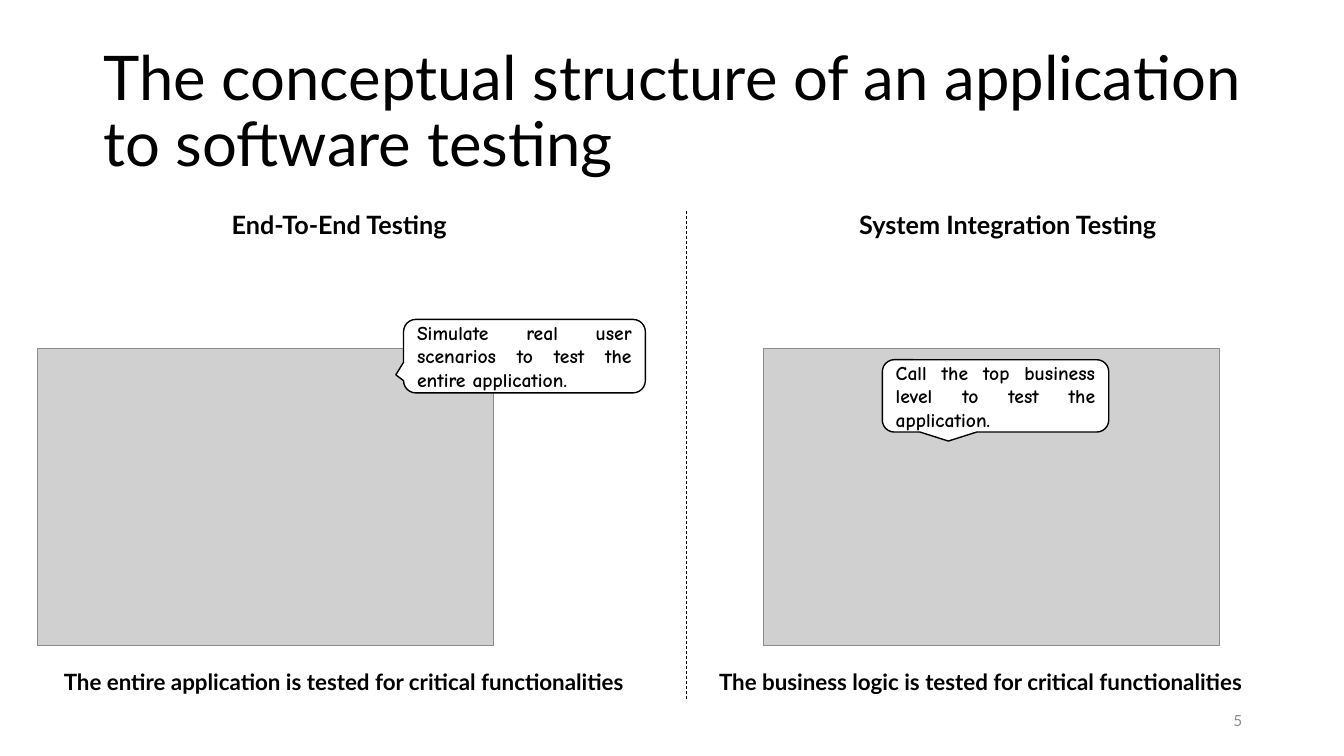
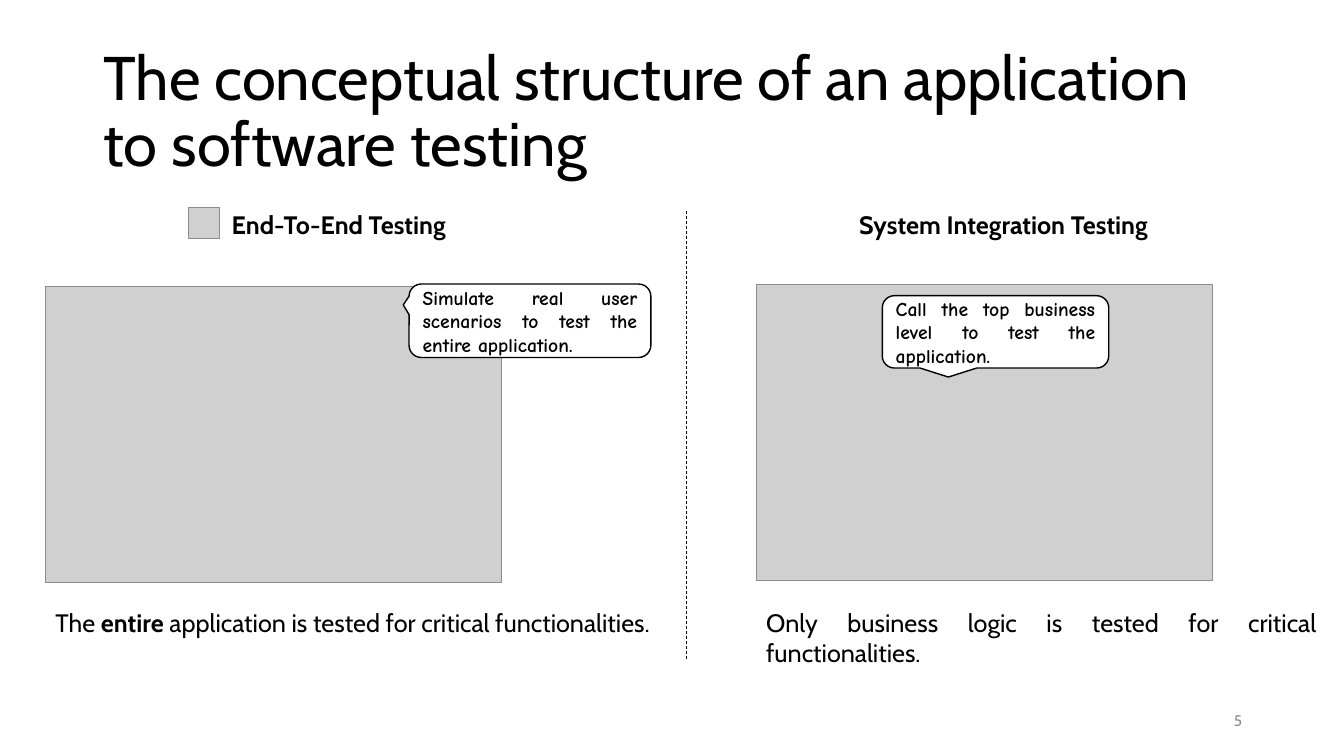
Before and after one commit to liepnguyen/Planru, a slide deck: slide 5 of Documents/Lessons Learned From Agile Quality Assurance In Scrum.pptx. Drawn at 1344x756 pixels with LibreOffice and Linux fonts; fonts in the diff are those of the drawing; grey boxes stand for pictures. Boxes give left, top, right and bottom in pixels: in the first picture for what was removed or moved away, otherwise in the second. Text is boxed around its words. In the diff, an @@ line names an element or a change of style, - is before the commit and + after.

Commit message:
updated

```diff
--- a/Documents/Lessons Learned From Agile Quality Assurance In Scrum.pptx
+++ b/Documents/Lessons Learned From Agile Quality Assurance In Scrum.pptx
@@ picture added at (189, 208, 220, 239) @@
@@ font Lato to Cabin in 3 elements at (103, 53, 1189, 180), (232, 215, 446, 240), (859, 216, 1148, 240) @@
@@ line moved from (687, 211) - (687, 701) to (687, 211) - (687, 660) @@
@@ picture: place and size @@
-picture at (37, 349, 494, 645)
+picture at (45, 286, 502, 583)
@@ rounded speech box "Simulate real user scenarios to ...": place and size @@
-rounded speech box "Simulate real user scenarios to ..." at (403, 320, 645, 393)
+rounded speech box "Simulate real user scenarios to ..." at (409, 284, 651, 358)
@@ rounded speech box "Simulate real user scenarios to ..." at (409, 284, 651, 358): proportions changed @@
@@ picture: place and size @@
-picture at (764, 349, 1221, 645)
+picture at (756, 284, 1213, 581)
@@ rounded speech box "Call the top business level ...": place and size @@
-rounded speech box "Call the top business level ..." at (882, 360, 1109, 433)
+rounded speech box "Call the top business level ..." at (882, 295, 1109, 368)
@@ text at (55, 613, 650, 638): text changed; size 16 to 18 pt; font Lato to Cabin; bold off @@
-The entire application is tested for critical functionalities
+The entire application is tested for critical functionalities.
@@ text at (766, 613, 1316, 638): text changed; size 16 to 18 pt; font Lato to Cabin; bold off @@
-The business logic is tested for critical functionalities
+Only business logic is tested for critical functionalities.
```
Also in this commit, not shown: 11 other slides changed, 2 slides added.
